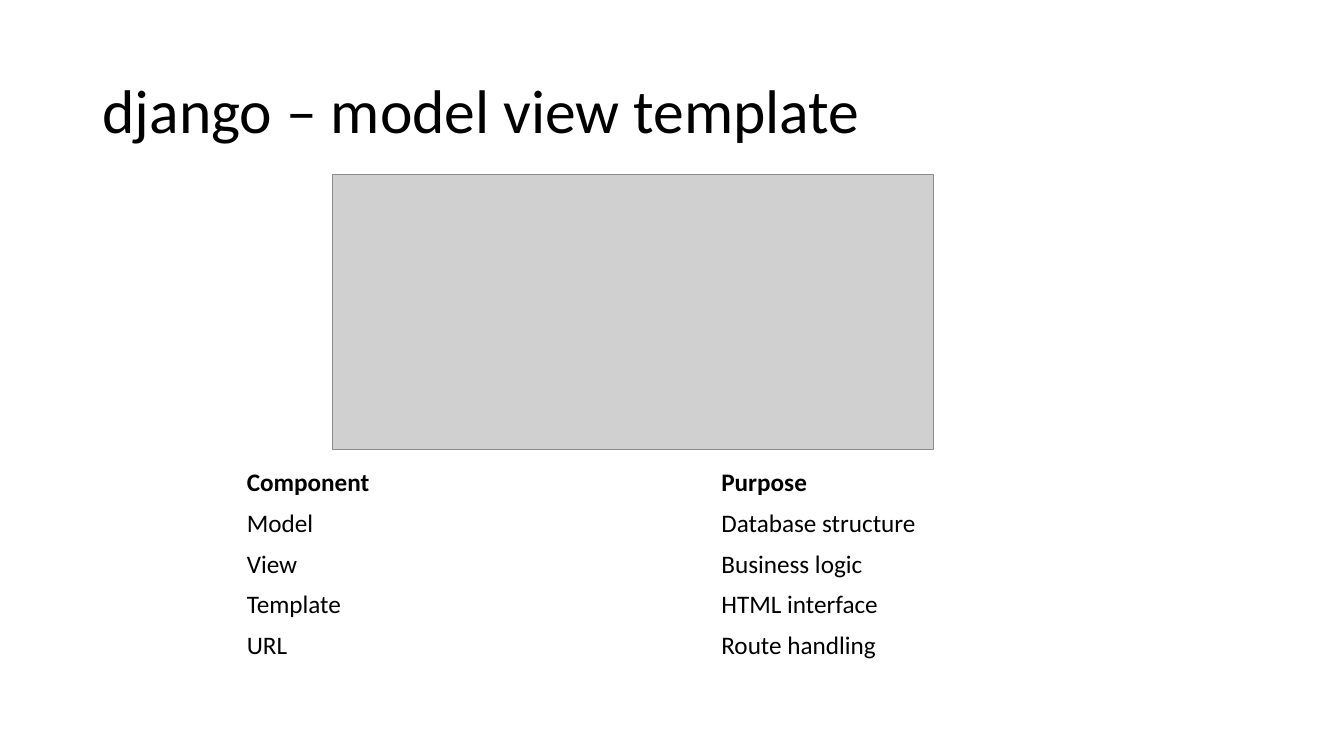
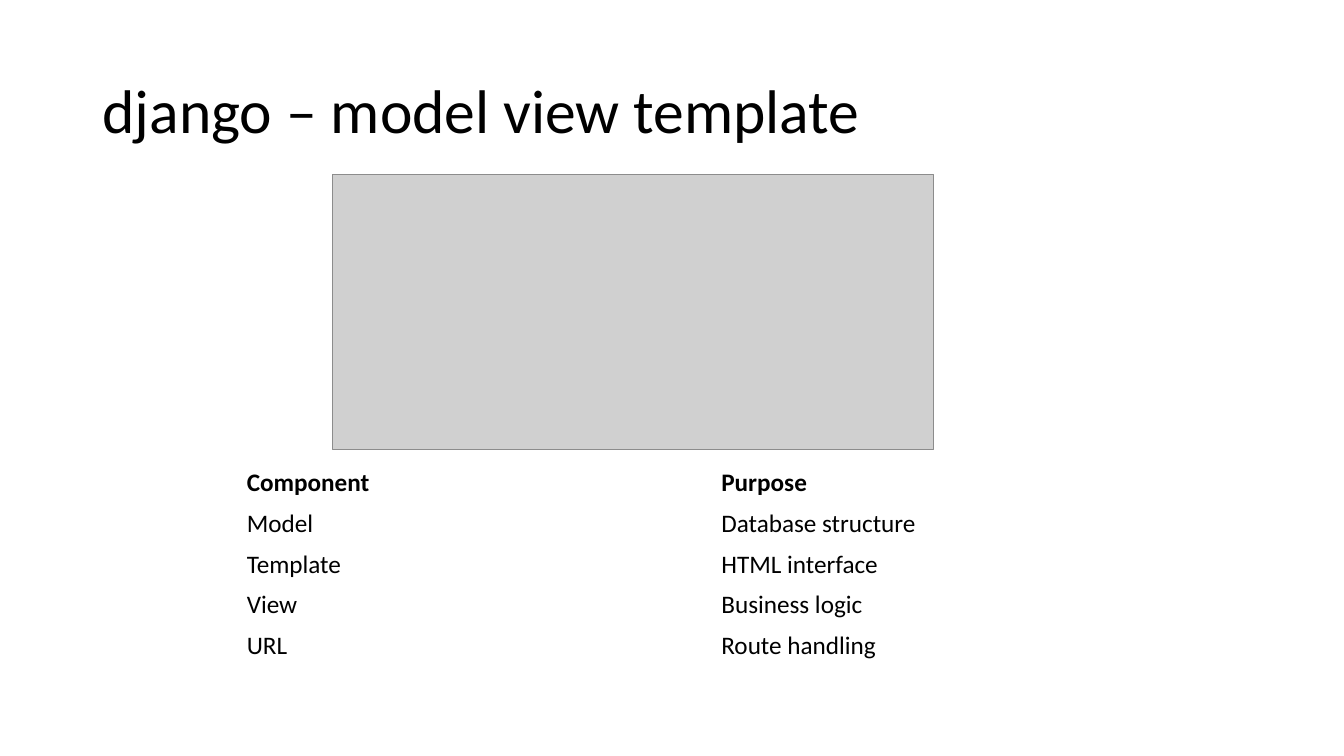
Before and after one commit to dipialx/Corso-Python, a slide deck: slide 13 of Lez4.pptx (slide 9 before the commit). Drawn at 1344x756 pixels with LibreOffice and Linux fonts; fonts in the diff are those of the drawing; grey boxes stand for pictures. Boxes give left, top, right and bottom in pixels: in the first picture for what was removed or moved away, otherwise in the second. Text is boxed around its words. In the diff, an @@ line names an element or a change of style, - is before the commit and + after.

```diff
--- a/Lez4.pptx
+++ b/Lez4.pptx
@@ table at (237, 463, 1187, 664) @@
+row 3: Template | HTML interface
-row 4: Template | HTML interface
```
Also in this commit, not shown: 1 other slide changed, 12 slides added, 3 other files.
